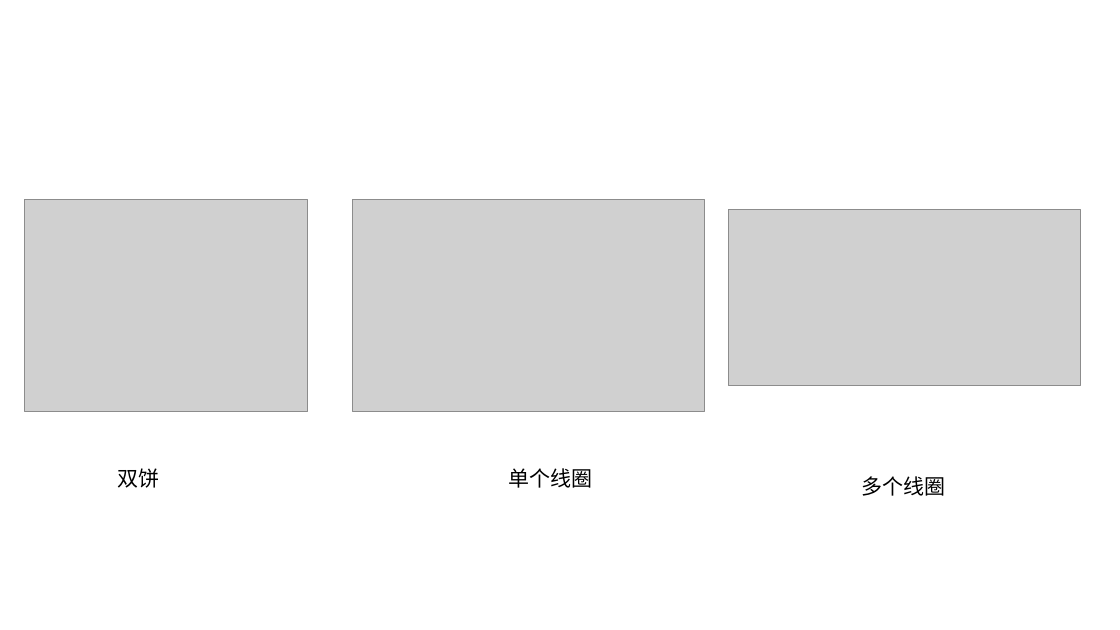
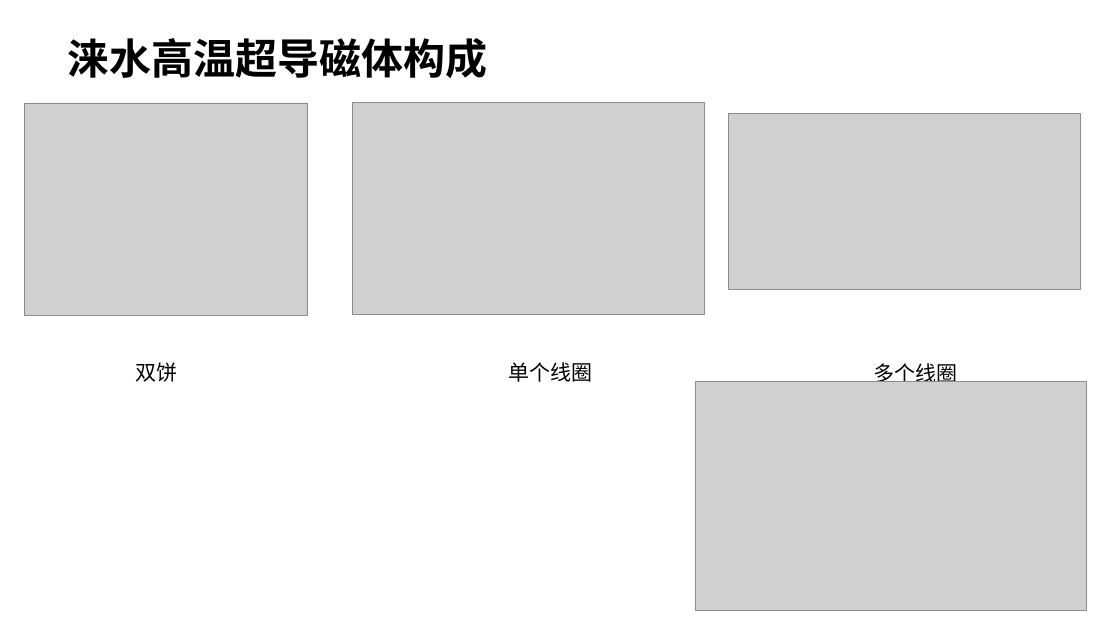
Before and after one commit to ql11/RR-coil-GC-model, a slide deck: slide 2 of 讲解.pptx. Drawn at 1120x630 pixels with LibreOffice and Linux fonts; fonts in the diff are those of the drawing; grey boxes stand for pictures. Boxes give left, top, right and bottom in pixels: in the first picture for what was removed or moved away, otherwise in the second. Text is boxed around its words. In the diff, an @@ line names an element or a change of style, - is before the commit and + after.

Commit message:
ppt

```diff
--- a/讲解.pptx
+++ b/讲解.pptx
@@ text added at bbox=[67, 38, 487, 78], 36 pt, text #000000, bold @@
+涞水高温超导磁体构成
@@ 3 pictures: place and size @@
-3 pictures at bbox=[25, 199, 1081, 412]
+3 pictures at bbox=[25, 103, 1081, 315]
@@ text "双饼": place and size @@
-text "双饼" at bbox=[117, 468, 159, 488]
+text "双饼" at bbox=[135, 362, 177, 382]
@@ text "单个线圈": place and size @@
-text "单个线圈" at bbox=[509, 468, 593, 488]
+text "单个线圈" at bbox=[509, 362, 593, 382]
@@ text "多个线圈": place and size @@
-text "多个线圈" at bbox=[862, 476, 946, 496]
+text "多个线圈" at bbox=[874, 363, 958, 382]
@@ picture added at bbox=[696, 381, 1086, 610] @@
```
Also in this commit, not shown: 6 other slides changed.
